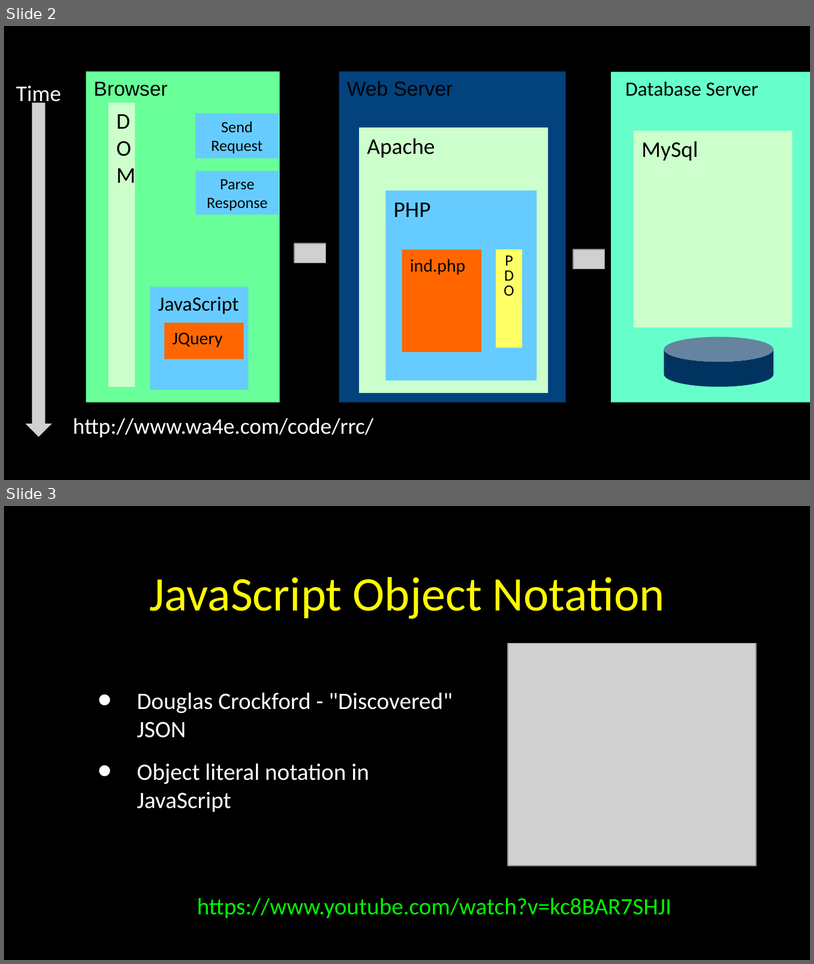
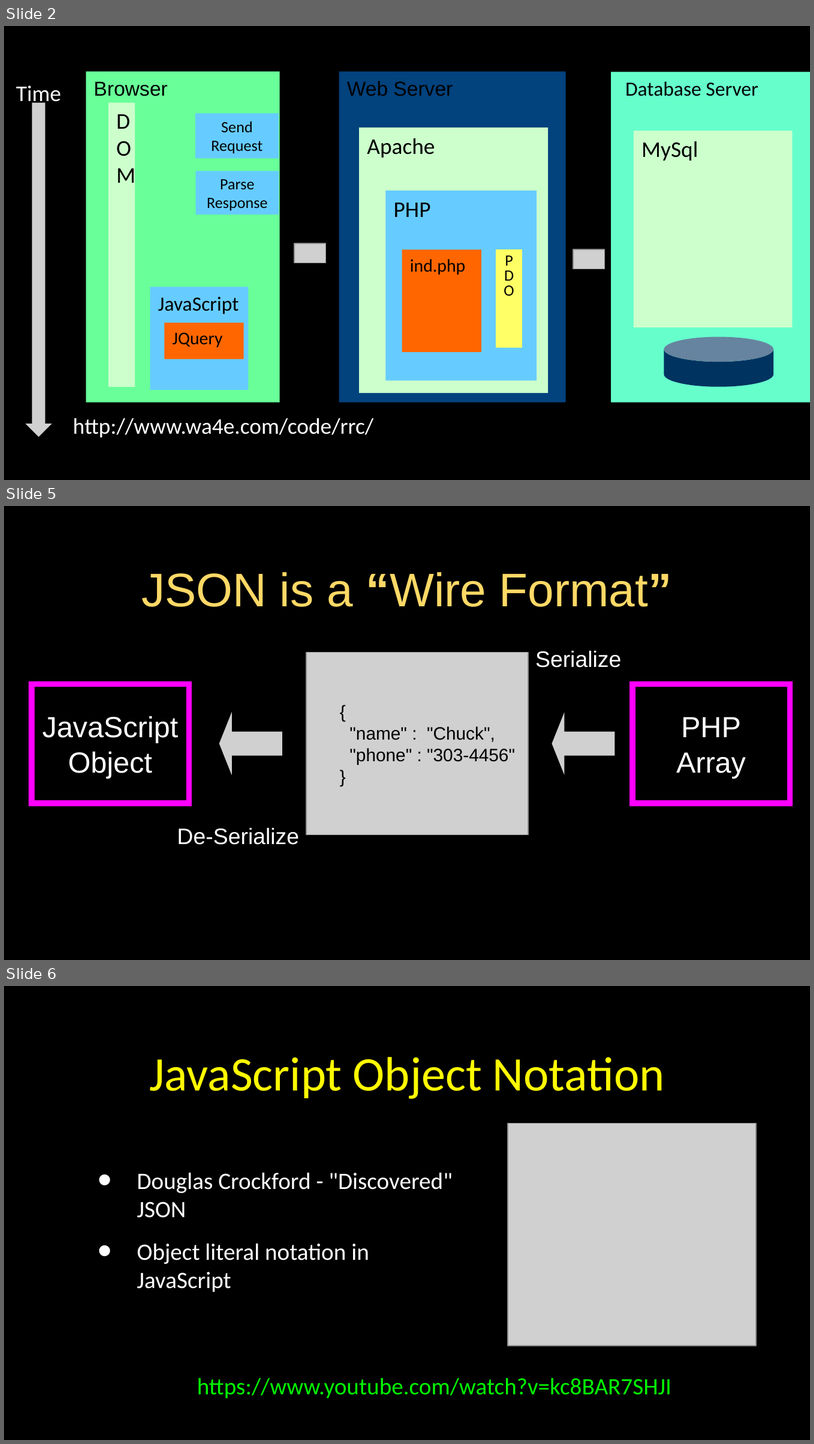
Before and after one commit to csev/wa4e, a slide deck: lectures/JS-04-JSON.ppt. Shown one above the other, each under a label of ours: slides 2 and 3 before the commit, slides 2, 5 and 6 after it; the slides between them are not shown. The pictures are 814x964 and 814x1444 pixels, drawn with LibreOffice and Linux fonts; fonts in the diff are those of the drawing; grey boxes stand for pictures. Boxes give left, top, right and bottom in pixels: in the first picture for what was removed or moved away, otherwise in the second. Text is boxed around its words. In the diff, an @@ line names an element or a change of style, - is before the commit and + after.

```diff
--- a/lectures/JS-04-JSON.ppt
+++ b/lectures/JS-04-JSON.ppt
@@ slide 5 added at (4, 506, 810, 960), background #000000; not listed: 1 template element that a slide beside it also shows @@
@@ title added at (141, 572, 672, 607), 42 pt, text #FFD966 @@
+JSON is a “Wire Format”
@@ picture added at (306, 652, 528, 835) @@
@@ text added at (536, 651, 621, 667), 20 pt, text #FFFFFF @@
+Serialize
@@ rectangle added at (32, 684, 189, 804), outline #FF00FF 4.99 pt, 26 pt, text #FFFFFF @@
+JavaScript
+Object
@@ rectangle added at (633, 684, 790, 804), outline #FF00FF 4.99 pt, 26 pt, text #FFFFFF @@
+PHP
+Array
@@ picture added at (219, 712, 282, 775) @@
@@ picture added at (552, 712, 615, 775) @@
@@ text added at (350, 726, 515, 764), 16 pt, text #000000 @@
+{
+"name" : "Chuck",
+"phone" : "303-4456"
+}
@@ text added at (177, 828, 299, 844), 20 pt, text #FFFFFF @@
+De-Serialize
@@ what was slide 3 is now slide 6 @@
```
Also in this commit, not shown: 3 other slides added, 1 other file.
